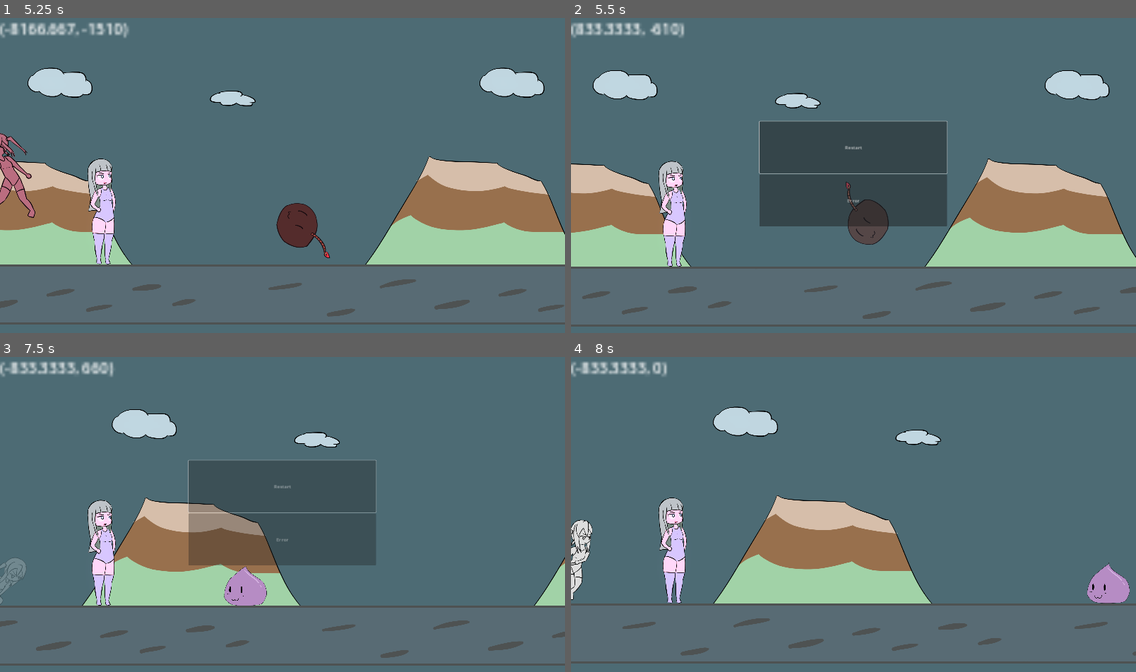
Above: before the commit, frames 1-4 (two rows, left to right).
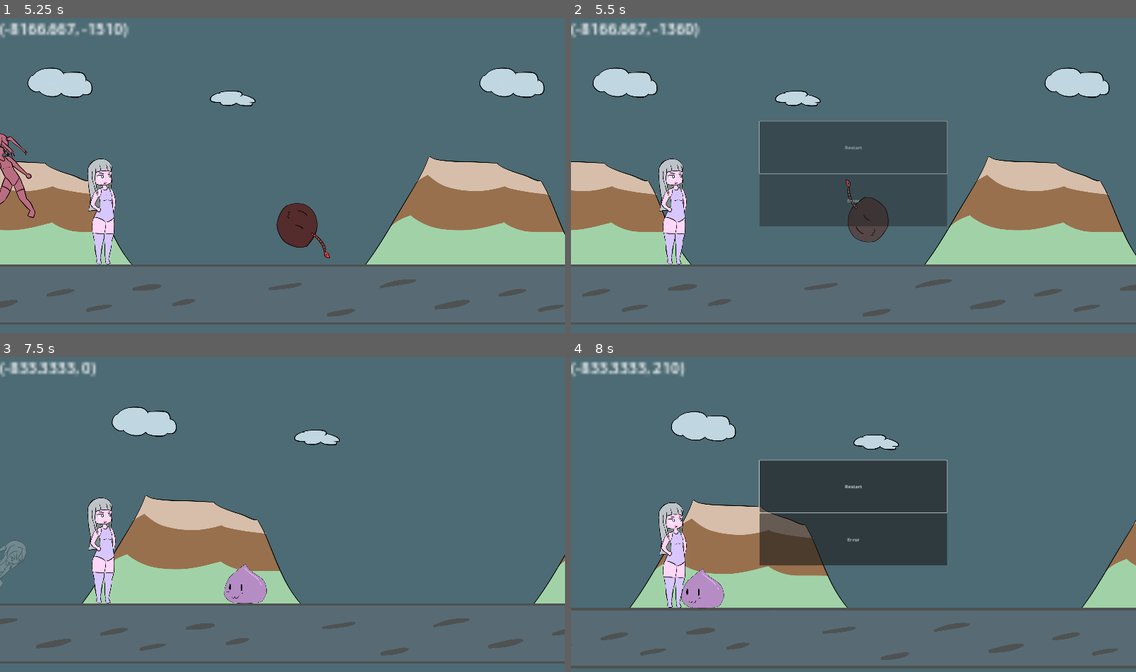
Above: after the commit, the same moments.

Repository: BeatMil/Animurun
Game: Godot game, scene res://Scenes/Forest.tscn
Same seed, same stepped clock (60 frames per second), same inputs: the game is played once before the commit and once after it.
Inputs:
- Up to frame 1 (5.25 s): hold J (attack) 0.53-1.28 s; hold D (move_right) 0.53-2.03 s; tap Space (jump) at 0.77, 1.52, 3.02, 3.77, 4.52 s; tap K (block) at 1.35 s; hold A (move_left) 2.03-2.78 s; hold L (dodge) 2.03-2.78 s; hold D (move_right) 2.78-4.28 s; tap J (attack) at 2.85 s; hold K (block) 3.53-4.28 s; hold A (move_left) 4.28-5.03 s; tap L (dodge) at 4.35 s; hold D (move_right) from 5.03 s (still down); hold J (attack) from 5.03 s (still down)
- Up to frame 2 (5.5 s): keep holding D (move_right); keep holding J (attack)
- Up to frame 3 (7.5 s): release D (move_right) at 5.75 s; release J (attack) at 5.75 s; click "Restart" at 5.75 s; hold A (move_left) from 6.53 s (still down); tap K (block) at 6.6 s; tap Space (jump) at 6.77 s; hold L (dodge) from 7.28 s (still down)
- Up to frame 4 (8 s): keep holding A (move_left); keep holding L (dodge); tap Space (jump) at 7.52 s

Frame 1 is identical in both runs. In frame 2, 6.7% of the frame differs, in the area x 0-100%, y 1-98%; in frame 3, 17%; in frame 4, 26%, in the area x 0-100%, y 1-99%.

Commit message:
Adjust ground and Dedwall to match new camera

Diff:
--- a/Scenes/Forest.tscn
+++ b/Scenes/Forest.tscn
@@ -34,7 +34,7 @@
 "
 
 [sub_resource type="RectangleShape2D" id="RectangleShape2D_iy05h"]
-size = Vector2(2953, 287)
+size = Vector2(4108, 287)
 
 [sub_resource type="RectangleShape2D" id="RectangleShape2D_xqcb5"]
 size = Vector2(199, 349)
@@ -1303,7 +1303,7 @@
 shape = SubResource("RectangleShape2D_a6xcg")
 
 [node name="CollisionShape2D" type="CollisionShape2D" parent="DedWalls/DedWallArea2D"]
-position = Vector2(-57.375, -1886.75)
+position = Vector2(-338, -1886.75)
 shape = SubResource("RectangleShape2D_3t337")
 
 [node name="AnimationPlayer" type="AnimationPlayer" parent="DedWalls"]
--- a/scripts/Chiichan.gd
+++ b/scripts/Chiichan.gd
@@ -27,6 +27,12 @@
 
 
 func _physics_process(delta):
+	## stop chiichan from moving when she is ded
+	## but chiichan still move from velocity she receive
+	if not is_alive:
+		move_and_slide()
+		return
+
 	if state != States.STUNNED:
 		# On ground play run animation
 		if is_on_floor():
--- a/scripts/DedWall.gd
+++ b/scripts/DedWall.gd
@@ -1,8 +1,4 @@
 extends Node
-
-
-func _ready():
-	pass # Replace with function body.
 
 
 func _on_ded_wall_area_2d_body_entered(body):
